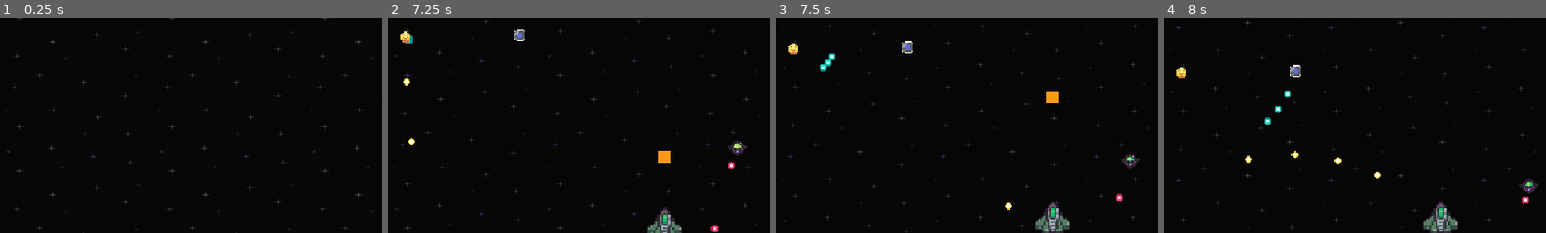
Above: before the commit, frames 1-4 (left to right).
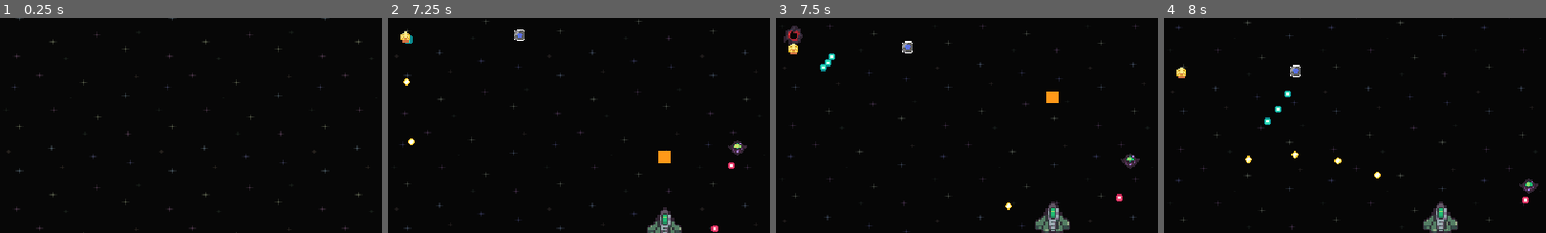
Above: after the commit, the same moments.

Repository: Funfetsunk/terra-intercept
Game: Godot game, scene res://scenes/levels/test_range.tscn
The game is run twice, just before and just after one commit, with the same random seed, the same clock (stepped at 60 frames per second) and the same inputs. This scene is started directly instead of the project's main scene.
Inputs (mouse positions are % of the whole screen's width and height, from its top left):
- Up to frame 1 (0.25 s): no input
- Up to frame 2 (7.25 s): tap Enter (ui_accept) at 0.5, 0.77, 3.77, 6.77 s; move the mouse to (72, 45) at 0.52 s; hold D (p1_move_right) 0.53-1.25 s; click (72, 45) at 0.6 s; drag from (30, 55) to (63, 83) at 1.27 s; move the mouse to (60, 28) at 2.02 s; hold D (p1_move_right) 2.03-2.75 s; hold Space (p1_ordnance) 2.03-2.75 s; drag from (45, 70) to (44, 27) at 2.77 s; move the mouse to (80, 65) at 3.52 s; hold A (p1_move_left) 3.53-4.25 s; tap E (p1_squad_next) at 3.6 s; drag from (20, 35) to (64, 20) at 4.27 s; move the mouse to (55, 50) at 5.02 s; hold S (p1_move_down) 5.03-5.75 s; click (55, 50) at 5.1 s; drag from (35, 25) to (30, 55) at 5.77 s; move the mouse to (72, 45) at 6.52 s; hold W (p1_move_up) from 6.53 s (still down); hold Space (p1_ordnance) from 6.53 s (still down)
- Up to frame 3 (7.5 s): release W (p1_move_up) at 7.25 s; release Space (p1_ordnance) at 7.25 s; drag from (30, 55) to (29, 31) at 7.27 s
- Up to frame 4 (8 s): no input
The pictures show only the part of the screen within x 27-77%, y 26-76%; the shares and areas given below are measured in that part.

Frames 1-2 are identical in both runs. In frame 3, 0.3% of the frame differs, in the area x 2-7%, y 3-13%; in frame 4, nothing differs.

Commit message:
Add explosion effects for destroyed enemies
Procedurally drawn in palette fire ramps, fading to smoke: small (16px,
6 frames), medium (32px, 8 frames) and large (64px, 10 frames). Each
is a one-shot AnimatedSprite2D scene in scenes/effects/ that frees itself
when its animation finishes. EnemyData gains an explosion_scene export,
and EnemyBase spawns it on death. Drones and swarmers use small, the lander
pod and spinner use medium, and both bosses use large.

Co-Authored-By: Claude Opus 5.5 <noreply@anthropic.com>
Claude-Session: https://claude.ai/code/session_01H357k7vYWoZ8XVmx2UrTn5

Diff:
--- /dev/null
+++ b/art/sprites/effects/explosion_large_frames.tres
@@ -0,0 +1,81 @@
+[gd_resource type="SpriteFrames" format=3 uid="uid://chfkluogyikyr"]
+
+[ext_resource type="Texture2D" uid="uid://b41j34gd7ibyw" path="res://art/sprites/effects/explosion_large.png" id="1_wy423"]
+
+[sub_resource type="AtlasTexture" id="AtlasTexture_fvxx1"]
+atlas = ExtResource("1_wy423")
+region = Rect2(0, 0, 64, 64)
+
+[sub_resource type="AtlasTexture" id="AtlasTexture_joxpn"]
+atlas = ExtResource("1_wy423")
+region = Rect2(64, 0, 64, 64)
+
+[sub_resource type="AtlasTexture" id="AtlasTexture_upsem"]
+atlas = ExtResource("1_wy423")
+region = Rect2(128, 0, 64, 64)
+
+[sub_resource type="AtlasTexture" id="AtlasTexture_k3pcw"]
+atlas = ExtResource("1_wy423")
+region = Rect2(192, 0, 64, 64)
+
+[sub_resource type="AtlasTexture" id="AtlasTexture_emkvf"]
+atlas = ExtResource("1_wy423")
+region = Rect2(256, 0, 64, 64)
+
+[sub_resource type="AtlasTexture" id="AtlasTexture_x4lud"]
+atlas = ExtResource("1_wy423")
+region = Rect2(320, 0, 64, 64)
+
+[sub_resource type="AtlasTexture" id="AtlasTexture_8kw24"]
+atlas = ExtResource("1_wy423")
+region = Rect2(384, 0, 64, 64)
+
+[sub_resource type="AtlasTexture" id="AtlasTexture_s0gpd"]
+atlas = ExtResource("1_wy423")
+region = Rect2(448, 0, 64, 64)
+
+[sub_resource type="AtlasTexture" id="AtlasTexture_rbab7"]
+atlas = ExtResource("1_wy423")
+region = Rect2(512, 0, 64, 64)
+
+[sub_resource type="AtlasTexture" id="AtlasTexture_2o82d"]
+atlas = ExtResource("1_wy423")
+region = Rect2(576, 0, 64, 64)
+
+[resource]
+animations = [{
+"frames": [{
+"duration": 1.0,
+"texture": SubResource("AtlasTexture_fvxx1")
+}, {
+"duration": 1.0,
+"texture": SubResource("AtlasTexture_joxpn")
+}, {
+"duration": 1.0,
+"texture": SubResource("AtlasTexture_upsem")
+}, {
+"duration": 1.0,
+"texture": SubResource("AtlasTexture_k3pcw")
+}, {
+"duration": 1.0,
+"texture": SubResource("AtlasTexture_emkvf")
+}, {
+"duration": 1.0,
+"texture": SubResource("AtlasTexture_x4lud")
+}, {
+"duration": 1.0,
+"texture": SubResource("AtlasTexture_8kw24")
+}, {
+"duration": 1.0,
+"texture": SubResource("AtlasTexture_s0gpd")
+}, {
+"duration": 1.0,
+"texture": SubResource("AtlasTexture_rbab7")
+}, {
+"duration": 1.0,
+"texture": SubResource("AtlasTexture_2o82d")
+}],
+"loop": 0,
+"name": &"boom",
+"speed": 12.0
+}]
--- /dev/null
+++ b/art/sprites/effects/explosion_medium_frames.tres
@@ -0,0 +1,67 @@
+[gd_resource type="SpriteFrames" format=3 uid="uid://bmtb60m2q7g01"]
+
+[ext_resource type="Texture2D" uid="uid://bhc0wo3aswf23" path="res://art/sprites/effects/explosion_medium.png" id="1_u206m"]
+
+[sub_resource type="AtlasTexture" id="AtlasTexture_k8f1f"]
+atlas = ExtResource("1_u206m")
+region = Rect2(0, 0, 32, 32)
+
+[sub_resource type="AtlasTexture" id="AtlasTexture_sv78j"]
+atlas = ExtResource("1_u206m")
+region = Rect2(32, 0, 32, 32)
+
+[sub_resource type="AtlasTexture" id="AtlasTexture_i5r34"]
+atlas = ExtResource("1_u206m")
+region = Rect2(64, 0, 32, 32)
+
+[sub_resource type="AtlasTexture" id="AtlasTexture_fd6d3"]
+atlas = ExtResource("1_u206m")
+region = Rect2(96, 0, 32, 32)
+
+[sub_resource type="AtlasTexture" id="AtlasTexture_ppwf4"]
+atlas = ExtResource("1_u206m")
+region = Rect2(128, 0, 32, 32)
+
+[sub_resource type="AtlasTexture" id="AtlasTexture_onm2w"]
+atlas = ExtResource("1_u206m")
+region = Rect2(160, 0, 32, 32)
+
+[sub_resource type="AtlasTexture" id="AtlasTexture_qymkd"]
+atlas = ExtResource("1_u206m")
+region = Rect2(192, 0, 32, 32)
+
+[sub_resource type="AtlasTexture" id="AtlasTexture_6y05w"]
+atlas = ExtResource("1_u206m")
+region = Rect2(224, 0, 32, 32)
+
+[resource]
+animations = [{
+"frames": [{
+"duration": 1.0,
+"texture": SubResource("AtlasTexture_k8f1f")
+}, {
+"duration": 1.0,
+"texture": SubResource("AtlasTexture_sv78j")
+}, {
+"duration": 1.0,
+"texture": SubResource("AtlasTexture_i5r34")
+}, {
+"duration": 1.0,
+"texture": SubResource("AtlasTexture_fd6d3")
+}, {
+"duration": 1.0,
+"texture": SubResource("AtlasTexture_ppwf4")
+}, {
+"duration": 1.0,
+"texture": SubResource("AtlasTexture_onm2w")
+}, {
+"duration": 1.0,
+"texture": SubResource("AtlasTexture_qymkd")
+}, {
+"duration": 1.0,
+"texture": SubResource("AtlasTexture_6y05w")
+}],
+"loop": 0,
+"name": &"boom",
+"speed": 15.0
+}]
--- /dev/null
+++ b/art/sprites/effects/explosion_small_frames.tres
@@ -0,0 +1,53 @@
+[gd_resource type="SpriteFrames" format=3 uid="uid://31y5swi4nw03"]
+
+[ext_resource type="Texture2D" uid="uid://dy7im88k8tfd1" path="res://art/sprites/effects/explosion_small.png" id="1_41yw4"]
+
+[sub_resource type="AtlasTexture" id="AtlasTexture_6ounc"]
+atlas = ExtResource("1_41yw4")
+region = Rect2(0, 0, 16, 16)
+
+[sub_resource type="AtlasTexture" id="AtlasTexture_3p03e"]
+atlas = ExtResource("1_41yw4")
+region = Rect2(16, 0, 16, 16)
+
+[sub_resource type="AtlasTexture" id="AtlasTexture_i4b1f"]
+atlas = ExtResource("1_41yw4")
+region = Rect2(32, 0, 16, 16)
+
+[sub_resource type="AtlasTexture" id="AtlasTexture_w1d42"]
+atlas = ExtResource("1_41yw4")
+region = Rect2(48, 0, 16, 16)
+
+[sub_resource type="AtlasTexture" id="AtlasTexture_kijgh"]
+atlas = ExtResource("1_41yw4")
+region = Rect2(64, 0, 16, 16)
+
+[sub_resource type="AtlasTexture" id="AtlasTexture_yuxxg"]
+atlas = ExtResource("1_41yw4")
+region = Rect2(80, 0, 16, 16)
+
+[resource]
+animations = [{
+"frames": [{
+"duration": 1.0,
+"texture": SubResource("AtlasTexture_6ounc")
+}, {
+"duration": 1.0,
+"texture": SubResource("AtlasTexture_3p03e")
+}, {
+"duration": 1.0,
+"texture": SubResource("AtlasTexture_i4b1f")
+}, {
+"duration": 1.0,
+"texture": SubResource("AtlasTexture_w1d42")
+}, {
+"duration": 1.0,
+"texture": SubResource("AtlasTexture_kijgh")
+}, {
+"duration": 1.0,
+"texture": SubResource("AtlasTexture_yuxxg")
+}],
+"loop": 0,
+"name": &"boom",
+"speed": 15.0
+}]
--- a/data/enemies/boss_data.tres
+++ b/data/enemies/boss_data.tres
@@ -1,10 +1,11 @@
 [gd_resource type="Resource" script_class="BossData" format=3 uid="uid://b7uvyakunp7ek"]
 
 [ext_resource type="Script" uid="uid://mfqvklciutsc" path="res://scripts/resources/boss_data.gd" id="1"]
+[ext_resource type="PackedScene" uid="uid://c5hgr5sh58h6f" path="res://scenes/effects/explosion_large.tscn" id="1_7y3d2"]
 [ext_resource type="AudioStream" uid="uid://xweoxwdo0mpr" path="res://audio/music/mid_boss.ogg" id="1_jq2dx"]
-[ext_resource type="Resource" path="res://data/patterns/boss_pattern_phase1.tres" id="2"]
+[ext_resource type="Resource" uid="uid://uh4bp5mv2j0j" path="res://data/patterns/boss_pattern_phase1.tres" id="2"]
 [ext_resource type="AudioStream" uid="uid://cy8m8buhn168n" path="res://audio/music/mid_boss_phase2.ogg" id="2_7y3d2"]
-[ext_resource type="Resource" path="res://data/patterns/boss_pattern_phase2.tres" id="3"]
+[ext_resource type="Resource" uid="uid://cmv7j4ebnyu8" path="res://data/patterns/boss_pattern_phase2.tres" id="3"]
 
 [resource]
 script = ExtResource("1")
@@ -18,3 +19,4 @@
 pattern = ExtResource("2")
 score_value = 5000
 alien_tech_drop = 10
+explosion_scene = ExtResource("1_7y3d2")
--- a/data/enemies/drone_data.tres
+++ b/data/enemies/drone_data.tres
@@ -1,6 +1,7 @@
 [gd_resource type="Resource" script_class="EnemyData" format=3 uid="uid://u1jqni3hviq8"]
 
 [ext_resource type="Script" uid="uid://bxbax4x8ptrvy" path="res://scripts/resources/enemy_data.gd" id="1"]
+[ext_resource type="PackedScene" uid="uid://c5glm5ofoajet" path="res://scenes/effects/explosion_small.tscn" id="1_bxqo3"]
 [ext_resource type="Resource" uid="uid://dq3h8qiemfwkf" path="res://data/patterns/drone_pattern.tres" id="2"]
 
 [resource]
@@ -9,3 +10,4 @@
 move_speed = 43.0
 pattern = ExtResource("2")
 alien_tech_drop = 1
+explosion_scene = ExtResource("1_bxqo3")
--- a/data/enemies/drone_data_tutorial.tres
+++ b/data/enemies/drone_data_tutorial.tres
@@ -1,6 +1,7 @@
 [gd_resource type="Resource" script_class="EnemyData" format=3 uid="uid://baqm8sa56b3ki"]
 
 [ext_resource type="Script" uid="uid://bxbax4x8ptrvy" path="res://scripts/resources/enemy_data.gd" id="1"]
+[ext_resource type="PackedScene" uid="uid://c5glm5ofoajet" path="res://scenes/effects/explosion_small.tscn" id="1_crjne"]
 [ext_resource type="Resource" uid="uid://bhjpqriqpq4cv" path="res://data/patterns/drone_pattern_tutorial.tres" id="2"]
 
 [resource]
@@ -9,3 +10,4 @@
 move_speed = 21.0
 pattern = ExtResource("2")
 alien_tech_drop = 1
+explosion_scene = ExtResource("1_crjne")
--- a/data/enemies/lander_pod_data.tres
+++ b/data/enemies/lander_pod_data.tres
@@ -1,7 +1,8 @@
-[gd_resource type="Resource" script_class="EnemyData" load_steps=3 format=3]
+[gd_resource type="Resource" script_class="EnemyData" format=3 uid="uid://07q4puiue0d3"]
 
-[ext_resource type="Script" path="res://scripts/resources/enemy_data.gd" id="1"]
-[ext_resource type="Resource" path="res://data/patterns/lander_pod_pattern.tres" id="2"]
+[ext_resource type="Script" uid="uid://bxbax4x8ptrvy" path="res://scripts/resources/enemy_data.gd" id="1"]
+[ext_resource type="PackedScene" uid="uid://bca5f08gnsvli" path="res://scenes/effects/explosion_medium.tscn" id="1_bm8vc"]
+[ext_resource type="Resource" uid="uid://cvep50gvfd87r" path="res://data/patterns/lander_pod_pattern.tres" id="2"]
 
 [resource]
 script = ExtResource("1")
@@ -12,3 +13,4 @@
 pattern = ExtResource("2")
 score_value = 200
 alien_tech_drop = 2
+explosion_scene = ExtResource("1_bm8vc")
--- a/data/enemies/spinner_data.tres
+++ b/data/enemies/spinner_data.tres
@@ -1,7 +1,8 @@
 [gd_resource type="Resource" script_class="EnemyData" format=3 uid="uid://y81rvxuy4co7"]
 
 [ext_resource type="Script" uid="uid://bxbax4x8ptrvy" path="res://scripts/resources/enemy_data.gd" id="1"]
-[ext_resource type="Resource" path="res://data/patterns/spinner_pattern.tres" id="2"]
+[ext_resource type="PackedScene" uid="uid://bca5f08gnsvli" path="res://scenes/effects/explosion_medium.tscn" id="1_fvvtb"]
+[ext_resource type="Resource" uid="uid://d1mnfxt6rmjry" path="res://data/patterns/spinner_pattern.tres" id="2"]
 
 [resource]
 script = ExtResource("1")
@@ -12,3 +13,4 @@
 pattern = ExtResource("2")
 score_value = 250
 alien_tech_drop = 2
+explosion_scene = ExtResource("1_fvvtb")
--- a/data/enemies/swarmer_data.tres
+++ b/data/enemies/swarmer_data.tres
@@ -1,6 +1,7 @@
 [gd_resource type="Resource" script_class="EnemyData" format=3 uid="uid://b34452a8ko853"]
 
 [ext_resource type="Script" uid="uid://bxbax4x8ptrvy" path="res://scripts/resources/enemy_data.gd" id="1"]
+[ext_resource type="PackedScene" uid="uid://c5glm5ofoajet" path="res://scenes/effects/explosion_small.tscn" id="1_5d6gw"]
 [ext_resource type="Resource" uid="uid://b8yp85sd0ceq1" path="res://data/patterns/swarmer_pattern.tres" id="2"]
 
 [resource]
@@ -12,3 +13,4 @@
 pattern = ExtResource("2")
 score_value = 150
 alien_tech_drop = 1
+explosion_scene = ExtResource("1_5d6gw")
--- a/data/enemies/swarmer_data_tutorial.tres
+++ b/data/enemies/swarmer_data_tutorial.tres
@@ -1,6 +1,7 @@
 [gd_resource type="Resource" script_class="EnemyData" format=3 uid="uid://dgnoay80pe8ge"]
 
 [ext_resource type="Script" uid="uid://bxbax4x8ptrvy" path="res://scripts/resources/enemy_data.gd" id="1"]
+[ext_resource type="PackedScene" uid="uid://c5glm5ofoajet" path="res://scenes/effects/explosion_small.tscn" id="1_1tyit"]
 [ext_resource type="Resource" uid="uid://c8imhx73hf84r" path="res://data/patterns/swarmer_pattern_tutorial.tres" id="2"]
 
 [resource]
@@ -12,3 +13,4 @@
 pattern = ExtResource("2")
 score_value = 150
 alien_tech_drop = 1
+explosion_scene = ExtResource("1_1tyit")
--- a/data/enemies/tower_bridge_boss_data.tres
+++ b/data/enemies/tower_bridge_boss_data.tres
@@ -2,9 +2,10 @@
 
 [ext_resource type="Script" uid="uid://mfqvklciutsc" path="res://scripts/resources/boss_data.gd" id="1"]
 [ext_resource type="AudioStream" uid="uid://b4jsl3exhcfm8" path="res://audio/music/boss.ogg" id="1_alxyh"]
-[ext_resource type="Resource" path="res://data/patterns/tower_bridge_phase1.tres" id="2"]
+[ext_resource type="PackedScene" uid="uid://c5hgr5sh58h6f" path="res://scenes/effects/explosion_large.tscn" id="1_gjqhk"]
+[ext_resource type="Resource" uid="uid://b8qk27vi7csn3" path="res://data/patterns/tower_bridge_phase1.tres" id="2"]
 [ext_resource type="AudioStream" uid="uid://jhas3alcpgyt" path="res://audio/music/boss_phase2.ogg" id="2_gjqhk"]
-[ext_resource type="Resource" path="res://data/patterns/tower_bridge_phase2.tres" id="3"]
+[ext_resource type="Resource" uid="uid://bm7ru6iqsmjb" path="res://data/patterns/tower_bridge_phase2.tres" id="3"]
 
 [resource]
 script = ExtResource("1")
@@ -20,3 +21,4 @@
 pattern = ExtResource("2")
 score_value = 8000
 alien_tech_drop = 20
+explosion_scene = ExtResource("1_gjqhk")
--- /dev/null
+++ b/scenes/effects/explosion.gd
@@ -0,0 +1,8 @@
+extends AnimatedSprite2D
+class_name Explosion
+
+## One-shot effect: plays its "boom" animation once, then removes itself.
+
+func _ready() -> void:
+	animation_finished.connect(queue_free)
+	play("boom")
--- /dev/null
+++ b/scenes/effects/explosion_large.tscn
@@ -0,0 +1,9 @@
+[gd_scene format=3 uid="uid://c5hgr5sh58h6f"]
+
+[ext_resource type="SpriteFrames" uid="uid://chfkluogyikyr" path="res://art/sprites/effects/explosion_large_frames.tres" id="1_37ay8"]
+[ext_resource type="Script" uid="uid://dpm6725v32f1c" path="res://scenes/effects/explosion.gd" id="2_igaio"]
+
+[node name="ExplosionLarge" type="AnimatedSprite2D" unique_id=1497354444]
+sprite_frames = ExtResource("1_37ay8")
+animation = &"boom"
+script = ExtResource("2_igaio")
--- /dev/null
+++ b/scenes/effects/explosion_medium.tscn
@@ -0,0 +1,9 @@
+[gd_scene format=3 uid="uid://bca5f08gnsvli"]
+
+[ext_resource type="SpriteFrames" uid="uid://bmtb60m2q7g01" path="res://art/sprites/effects/explosion_medium_frames.tres" id="1_s842t"]
+[ext_resource type="Script" uid="uid://dpm6725v32f1c" path="res://scenes/effects/explosion.gd" id="2_2wmik"]
+
+[node name="ExplosionMedium" type="AnimatedSprite2D" unique_id=1258903967]
+sprite_frames = ExtResource("1_s842t")
+animation = &"boom"
+script = ExtResource("2_2wmik")
--- /dev/null
+++ b/scenes/effects/explosion_small.tscn
@@ -0,0 +1,9 @@
+[gd_scene format=3 uid="uid://c5glm5ofoajet"]
+
+[ext_resource type="SpriteFrames" uid="uid://31y5swi4nw03" path="res://art/sprites/effects/explosion_small_frames.tres" id="1_ttv4w"]
+[ext_resource type="Script" uid="uid://dpm6725v32f1c" path="res://scenes/effects/explosion.gd" id="2_qe0pr"]
+
+[node name="ExplosionSmall" type="AnimatedSprite2D" unique_id=1466866346]
+sprite_frames = ExtResource("1_ttv4w")
+animation = &"boom"
+script = ExtResource("2_qe0pr")
--- a/scripts/enemies/enemy_base.gd
+++ b/scripts/enemies/enemy_base.gd
@@ -74,6 +74,10 @@
 
 func _die() -> void:
 	enemy_destroyed.emit(self, data.score_value)
+	if data.explosion_scene != null:
+		var boom: Node2D = data.explosion_scene.instantiate()
+		boom.position = get_parent().to_local(global_position)
+		get_parent().call_deferred("add_child", boom)
 	get_node("/root/GameState").register_kill(data.score_value)
 	if data.alien_tech_drop > 0:
 		var drop: Node2D = ALIEN_TECH_DROP_SCENE.instantiate()
--- a/scripts/resources/enemy_data.gd
+++ b/scripts/resources/enemy_data.gd
@@ -9,3 +9,5 @@
 @export var pattern: BulletPatternData
 @export var score_value: int = 100
 @export var alien_tech_drop: int = 0
+## Effect spawned where the enemy dies (a scene whose root plays once and frees itself).
+@export var explosion_scene: PackedScene
Binary file added: art/sprites/effects/explosion_large.png
Not shown, added: art/sprites/effects/explosion_large.png.import
Binary file added: art/sprites/effects/explosion_medium.png
Not shown, added: art/sprites/effects/explosion_medium.png.import
Binary file added: art/sprites/effects/explosion_small.png
Not shown, added: art/sprites/effects/explosion_small.png.import
Not shown, added: scenes/effects/explosion.gd.uid
